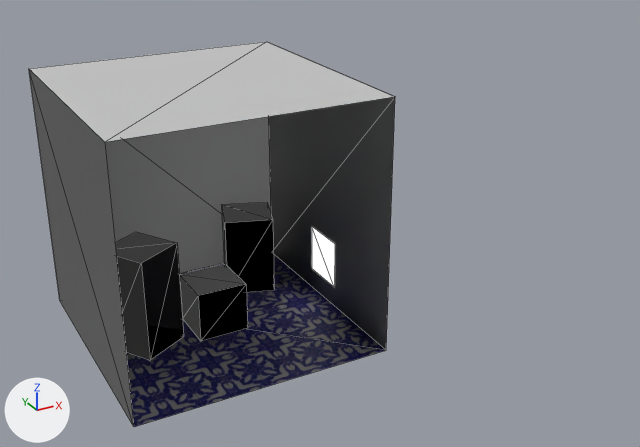
Renders of the OBJ model VulkanRT/res/box/cornellbox.obj from each side of a commit.
Rendered twice from a 50 mm camera at (-11.3, -29.5, 18.2) aimed at (4.6, -0.5, 3.7). Lighting does not change. The marker at lower left points along +X, +Y and +Z. Mesh edges are drawn as thin lines. Where no turn or scale is listed for an object, it has been applied to the vertices.

The scene before the commit, as lines of its bpy script (objects in view):
```python
ob_bluecube = bpy.data.objects.new('BlueCube', me_bluecube)
ob_bluecube.location = (0.0, 0.0, 0.0)
ob_ceiling = bpy.data.objects.new('Ceiling', me_ceiling)
ob_ceiling.location = (0.0, 0.0, 0.0)
ob_floor = bpy.data.objects.new('Floor', me_floor)
ob_floor.location = (0.0, 0.0, 0.0)
ob_greencube = bpy.data.objects.new('GreenCube', me_greencube)
ob_greencube.location = (0.0, 0.0, 0.0)
ob_light = bpy.data.objects.new('Light', me_light)
ob_light.location = (0.0, 0.0, 0.0)
ob_redcube = bpy.data.objects.new('RedCube', me_redcube)
ob_redcube.location = (0.0, 0.0, 0.0)
ob_rightwall = bpy.data.objects.new('RightWall', me_rightwall)
ob_rightwall.location = (0.0, 0.0, 0.0)
# also in view: 'BackWall' at (0.0, 5.0, 5.0); 'LeftWall' at (-5.0, 0.0, 5.0)
```
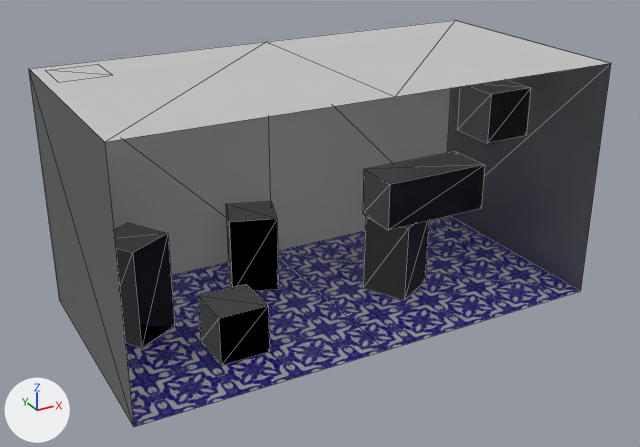
What changed in the scene script:
```text
Change mat_floor:
    remove n3 = _N.new('ShaderNodeTexImage'); n3.name = 'Image Texture.001'
    remove n3.image = img_white_png
    remove n4 = _N.new('ShaderNodeTexImage'); n4.name = 'Image Texture.002'
    remove n4.image = img_white_png
    remove n5 = _N.new('ShaderNodeNormalMap'); n5.name = 'Normal Map'
    where n0 = _N.new('ShaderNodeBsdfPrincipled'); n0.name = 'Principled BSDF'
    remove _L.new(n3.outputs[0], n0.inputs[2])  # 'Color' to 'Roughness'
    remove _L.new(n4.outputs[0], n5.inputs[1])  # 'Color' to 'Color'
    remove _L.new(n5.outputs[0], n0.inputs[5])  # 'Normal' to 'Normal'
Change me_bluecube:
    where me_bluecube.from_pydata(...)  # 8 vertices, 12 faces; spans x -1.0..1.0, y -1.0..1.0, z 0.04..2.04
    me_bluecube part 1: the whole mesh is moved by (0.0, -2.0, 0.0)
Change me_greencube:
    where me_greencube.from_pydata(...)  # 8 vertices, 12 faces; spans x 1.47..4.02, y 1.4..3.94, z 0.04..3.37
    me_greencube part 2: the whole mesh is moved by (0.2, 0.0, 0.0)
Change me_light:
    where me_light.from_pydata(...)  # 4 vertices, 2 faces; spans x 4.99, y -1.0..1.0, z 0.89..2.89
    me_light part 3
    me_light.vertices[0].co: (4.99, -1.0, 2.89) -> (-4.5, 2.5, 9.99)  # pixel (334, 243) -> pixel (58, 82)
    me_light.vertices[1].co: (4.99, -1.0, 0.89) -> (-2.5, 2.5, 9.99)  # pixel (334, 287) -> pixel (112, 75)
    me_light.vertices[2].co: (4.99, 1.0, 2.89) -> (-4.5, 4.5, 9.99)  # pixel (311, 226) -> pixel (45, 70)
    me_light.vertices[3].co: (4.99, 1.0, 0.89) -> (-2.5, 4.5, 9.99)  # pixel (311, 268) -> pixel (97, 64)
Change me_redcube:
    where me_redcube.from_pydata(...)  # 8 vertices, 12 faces; spans x -4.2..-1.47, y -1.37..1.37, z 0.03..4.1
    me_redcube part 4: the whole mesh is moved by (0.0, 1.0, 0.0)
Remove ob_rightwall:
    ob_rightwall = bpy.data.objects.new('RightWall', me_rightwall)
Add ob_rightwall_001:
    ob_rightwall_001 = bpy.data.objects.new('RightWall.001', me_rightwall_001)  # 4 vertices, 2 faces; spans x 15.0, y -5.0..5.0, z 0.0..10.0; in mat_plaster_002 (its picture is missing)
    ob_rightwall_001.location = (0.0, 0.0, 0.0)
Add ob_greencube_001:
    ob_greencube_001 = bpy.data.objects.new('GreenCube.001', me_greencube_001)  # 8 vertices, 12 faces; spans x 6.79..9.55, y -2.12..0.63, z 0.06..3.43; in mat_metal_002 (its picture is missing)
    ob_greencube_001.location = (0.0, 0.0, 0.0)
Add ob_floor_001:
    ob_floor_001 = bpy.data.objects.new('Floor.001', me_floor_001)  # 4 vertices, 2 faces; spans x 5.0..15.0, y -5.0..5.0, z 0.0; in mat_floor_001 (picture img_tiles_png)
    ob_floor_001.location = (0.0, 0.0, 0.0)
Add ob_ceiling_001:
    ob_ceiling_001 = bpy.data.objects.new('Ceiling.001', me_ceiling_001)  # 4 vertices, 2 faces; spans x 5.0..15.0, y -5.0..5.0, z 10.0; in mat_ceiling_001 (its picture is missing)
    ob_ceiling_001.location = (0.0, 0.0, 0.0)
Add ob_bluecube_002:
    ob_bluecube_002 = bpy.data.objects.new('BlueCube.002', me_bluecube_002)  # a box spanning x 6.97..11.71, y -1.91..0.09, z 3.4..5.4; in mat_metal_004 (its picture is missing)
    ob_bluecube_002.location = (0.0, 0.0, 0.0)
Add ob_bluecube_001:
    ob_bluecube_001 = bpy.data.objects.new('BlueCube.001', me_bluecube_001)  # a box spanning x 10.84..12.84, y -3.0..-1.0, z 6.83..8.83; in mat_metal_001 (its picture is missing)
    ob_bluecube_001.location = (0.0, 0.0, 0.0)
Add ob_backwall_001:
    ob_backwall_001 = bpy.data.objects.new('BackWall.001', me_backwall_001)  # 4 vertices, 2 faces; spans x 5.0..15.0, y 5.0, z 0.0..10.0; in mat_plaster_001 (its picture is missing)
    ob_backwall_001.location = (0.0, 0.0, 0.0)
```

Where the change shows, as pixel boxes (x1, y1, x2, y2) in the pictures (640 x 447 px):
'RightWall', deleted (black): before (269, 97, 395, 350)
'Floor', surface changed: (125, 253, 386, 427) in both
'RightWall.001', added (black): after (447, 63, 611, 291)
'Floor.001', added (blue): after (278, 216, 580, 350)
'BackWall.001', added: after (269, 88, 451, 251)
'Ceiling.001', added: after (267, 20, 609, 97)
'RedCube', mesh moved: before (115, 232, 184, 360); after (114, 223, 175, 348)
'BlueCube.002', added (black): after (363, 151, 485, 230)
'BlueCube', mesh moved: before (180, 264, 248, 341); after (198, 284, 269, 366)
'GreenCube', mesh moved: before (222, 202, 274, 293); after (226, 201, 278, 291)
'GreenCube.001', added (black): after (363, 216, 429, 300)
'BlueCube.001', added (black): after (457, 80, 531, 143)
'Light', reshaped (not visible afterwards): before (312, 227, 335, 287)
